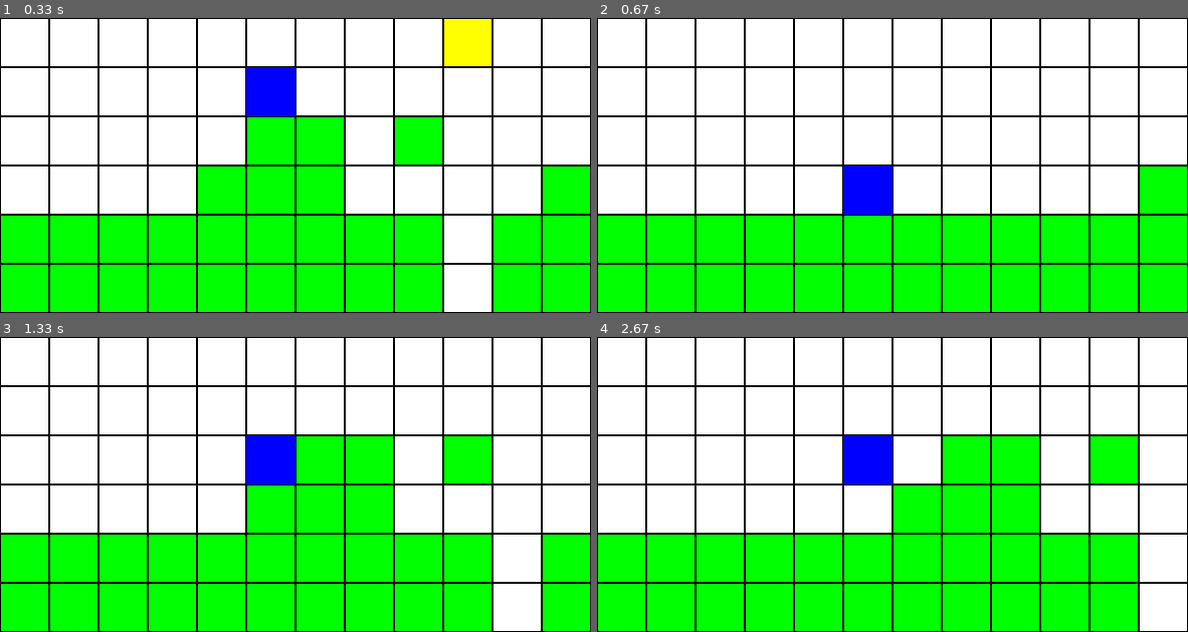
Above: before the commit, frames 1-4 (two rows, left to right).
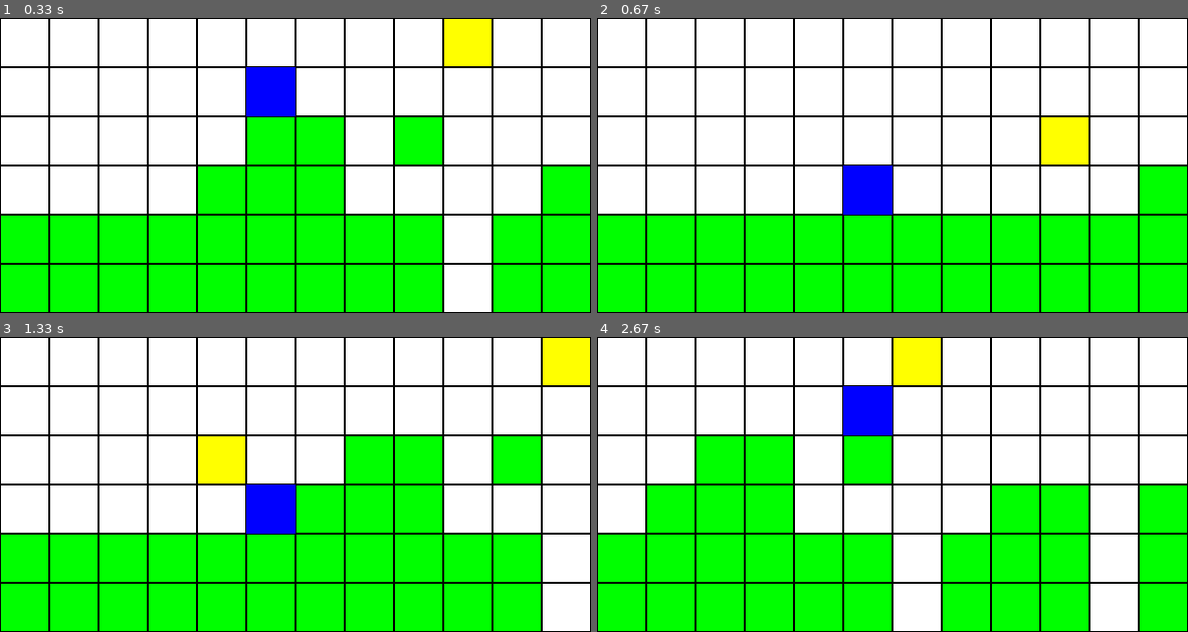
Above: after the commit, the same moments.

Repository: H4znow/marioBrossGame
Game: pygame game, started from main.py
Same seed, same stepped clock (60 frames per second), same inputs: the game is played once before the commit and once after it.
Inputs:
- Up to frame 1 (0.33 s): no input
- Up to frame 2 (0.67 s): no input
- Up to frame 3 (1.33 s): no input
- Up to frame 4 (2.67 s): no input

Frame 1 is identical in both runs. In frame 2, 1.3% of the frame differs, in the area x 75-84%, y 33-50%; in frame 3, 17%; in frame 4, 27%, in the area x 8-100%, y 0-100%.

Commit message:
Working q-learning model with a saved qtable

Diff:
--- a/game.py
+++ b/game.py
@@ -5,8 +5,9 @@
 # ======================= Game part =======================
 class Game:
     def __init__(self, start_pos, grid, print_game) -> None:
-        self.start_pos = copy.deepcopy(start_pos)
-        self.player_pos = start_pos
+        self.start_pos = start_pos
+        self.player_pos = copy.deepcopy(start_pos)
+        self.original_grid = copy.deepcopy(grid)
         self.grid = grid
         self.print_game = print_game
         self.nb_diff = 0
@@ -75,13 +76,14 @@
             self.pygame_print.quit()
 
     def get_state(self) -> int:
-        return self.player_pos[0]-3
+        return self.player_pos[1]
 
     def reset(self) -> None:
         self.player_pos = copy.deepcopy(self.start_pos)
         self.nb_diff = 0
         self.score = 0
         self.running = True
+        self.grid = copy.deepcopy(self.original_grid)
         self.pygame_print.__init__(self)
 
         if (self.print_game):
@@ -96,4 +98,5 @@
         return self.score, not self.running
 
     def get_random_action(self) -> int:
+        # Choose randomly between RIGHT and JUMP
         return random.randint(0, 1)
--- a/main.py
+++ b/main.py
@@ -21,4 +21,4 @@
 game = Game(player_pos, grid, True)
 
 player = QLearningPlayer(game)
-player.train(150)
+player.train(500)
--- a/q_learning_player.py
+++ b/q_learning_player.py
@@ -3,14 +3,14 @@
 from game import Game
 
 class QLearningPlayer:
-    def __init__(self, game: Game, learning_rate=0.1, discount_factor=0.99, exploration_rate=1.0, exploration_decay=0.995):
+    def __init__(self, game: Game, learning_rate=0.1, discount_factor=0.99, exploration_rate=1.0, exploration_decay=1/500):
         self.game = game
         self.learning_rate = learning_rate
         self.discount_factor = discount_factor
         self.exploration_rate = exploration_rate
         self.exploration_decay = exploration_decay
         self.nb_actions = 2
-        self.nb_states = 45
+        self.nb_states = self.game.COLS
         self.penalty = -0.1
         self.q_table = np.zeros((self.nb_states,self.nb_actions))
         self.state = self.get_state()
@@ -22,13 +22,11 @@
         if random.uniform(0, 1) < self.exploration_rate:
             return self.game.get_random_action()
         else:
-            state = self.get_state()
-            if state not in self.q_table:
-                return self.game.get_random_action()
+            state = self.state
             return np.argmax(self.q_table[state])
 
-    def update_q_table(self, action, reward, next_state, penalty=2):
-        state = self.get_state()
+    def update_q_table(self, action, reward, next_state, penalty=1):
+        state = self.state
         max_future_q = np.max(self.q_table[next_state])
         current_q = self.q_table[state][action]
 
@@ -36,11 +34,13 @@
         adjusted_reward = reward - penalty
 
         # Q-learning formula with penalty
-        self.q_table[state][action] = current_q + self.learning_rate * (adjusted_reward + self.discount_factor * max_future_q - current_q)
+        self.q_table[state][action] = (1 - self.learning_rate) * current_q + self.learning_rate * (adjusted_reward + self.discount_factor * max_future_q)
 
     def play_step(self):
         action = self.choose_action()
         reward, done = self.game.step(action)
+        if done :
+            print("reward: ", reward)
         next_state = self.get_state()
         self.update_q_table(action, reward, next_state)
         self.state = next_state
@@ -50,10 +50,14 @@
     def train(self, episodes):
         for episode in range(episodes):
             self.game.reset()
+            self.exploration_rate = (episodes - episode) * self.exploration_decay
             print(f"Episode {episode}")
-            self.state = self.get_state()
+            self.state = self.game.start_pos[1]
             done = False
             while not done:
-                self.exploration_rate *= self.exploration_decay
                 done = self.play_step()
+        self.save_q_table("q_table.npy")
         print(self.q_table)
+
+    def save_q_table(self, filename):
+        np.save(filename, self.q_table)
Binary file added: q_table.npy
